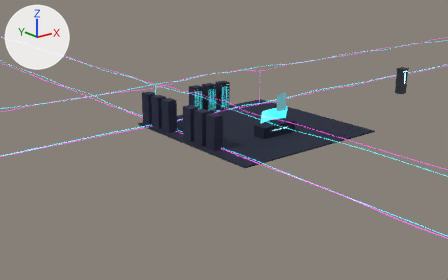
One commit to the glTF model public/models/server-room.glb: the scene before it, then after it.
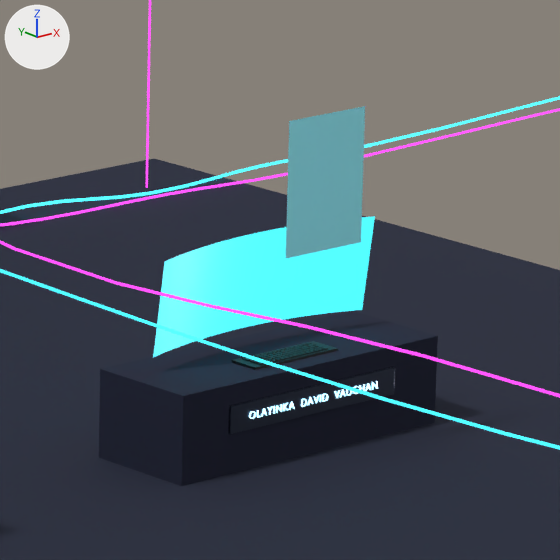
There are two pictures of each version: one from a 50 mm camera at (-33.14, -37.42, 14.46) aimed at (-3.99, -0.98, -0.12), one close up on the part from 54% to 69% of the width and 29% to 53% of the height. Every picture has the same lights, and +X, +Y and +Z are marked at upper left. The last two pictures show the newer version. Where no turn or scale is listed for an object, it has been applied to the vertices. Vertices at exactly the same position are counted once.

The older version as bpy lines, for what is in view:
```python
me_curve_ceilleft_cyan_001 = bpy.data.meshes.new('Curve_CeilLeft_cyan.001')
me_curve_ceilleft_cyan_001.from_pydata(...)  # 904 vertices, 1792 faces; spans x -6.0..-5.7, y -55.0..55.0, z 3.2..3.6
me_curve_ceilleft_cyan_001.materials.append(mat_m_cable_ceilleft_cyan)  # black #000000, glowing cyan #4cf2ff
me_monitor_mesh = bpy.data.meshes.new('Monitor_mesh')
me_monitor_mesh.from_pydata(...)  # 66 vertices, 64 faces; spans x -1.4..1.4, y -0.07..0.25, z -0.5..0.52
me_monitor_mesh.materials.append(mat_m_monitor)  # black #02060a, glowing cyan #4cf2ff
me_plane = bpy.data.meshes.new('Plane')
me_plane.from_pydata([(-0.5, 0.0, -0.675), (0.5, 0.0, -0.675), (-0.5, 0.0, 0.675), (0.5, 0.0, 0.675)], [], [(0, 1, 3), (0, 3, 2)])
me_plane.materials.append(mat_m_operatorholo)  # cyan #95f3ff
ob_cable_ceilleft_cyan = bpy.data.objects.new('Cable_CeilLeft_cyan', me_curve_ceilleft_cyan_001)
ob_cable_ceilleft_cyan.location = (0.0, 0.0, 0.0)
ob_monitor = bpy.data.objects.new('Monitor', me_monitor_mesh)
ob_monitor.location = (0.0, -2.4, 1.55)
ob_operatorholo = bpy.data.objects.new('OperatorHolo', me_plane)
ob_operatorholo.location = (0.0, -3.2, 2.75)
# also in view: 'Cable_CeilLeft_magenta' at (-5.56, 0.0, 3.43); 'Floor' at (0.0, 0.0, -0.05); 'Cable_FloorBack_cyan' at (0.0, 5.85, 0.07); 'Cable_FloorBack_magenta' at (0.0, 5.56, 0.07); 'DeskNameplate_plate' at (0.0, -3.11, 0.55)
```
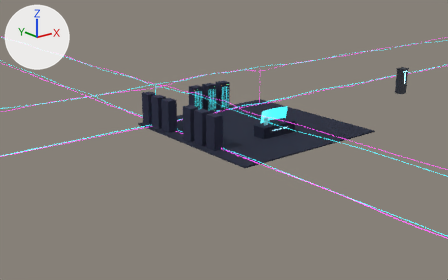
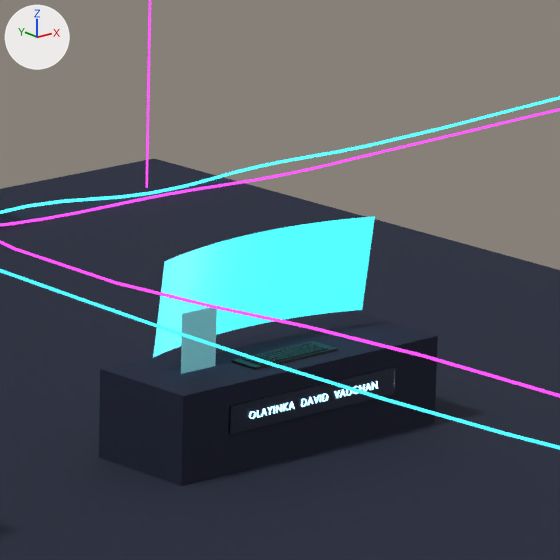
Commit message: Holo: re-frame as a small tabletop emitter beside the keyboard

What differs and where, as boxes (x1, y1, x2, y2) in the close-ups (560 x 560 px):
'OperatorHolo', reshaped, moved (54% narrower, 56% shorter): before (286, 106, 365, 258); after (181, 308, 217, 374)

What the commit changed:
me_plane is used by ob_operatorholo; location (0.0, -3.2, 2.75).
me_plane had 4 vertices, 2 faces and spanned x -0.5..0.5, y 0.0, z -0.675..0.675.
me_plane now has 4 vertices, 2 faces and spans x -0.225..0.225, y 0.0, z -0.3..0.3.
Part 1, on me_plane:
Vertex 0 of me_plane moves from (-0.5, 0.0, -0.675) at pixel (285, 258) to (-0.225, 0.0, -0.3) at pixel (180, 373).
Vertex 1 of me_plane moves from (0.5, 0.0, -0.675) at pixel (361, 242) to (0.225, 0.0, -0.3) at pixel (215, 365).
Vertex 2 of me_plane moves from (-0.5, 0.0, 0.675) at pixel (289, 121) to (-0.225, 0.0, 0.3) at pixel (182, 313).
Vertex 3 of me_plane moves from (0.5, 0.0, 0.675) at pixel (365, 106) to (0.225, 0.0, 0.3) at pixel (216, 306).
Object 'OperatorHolo' (ob_operatorholo) moves from (0.0, -3.2, 2.75) to (-1.1, -2.65, 1.25).
